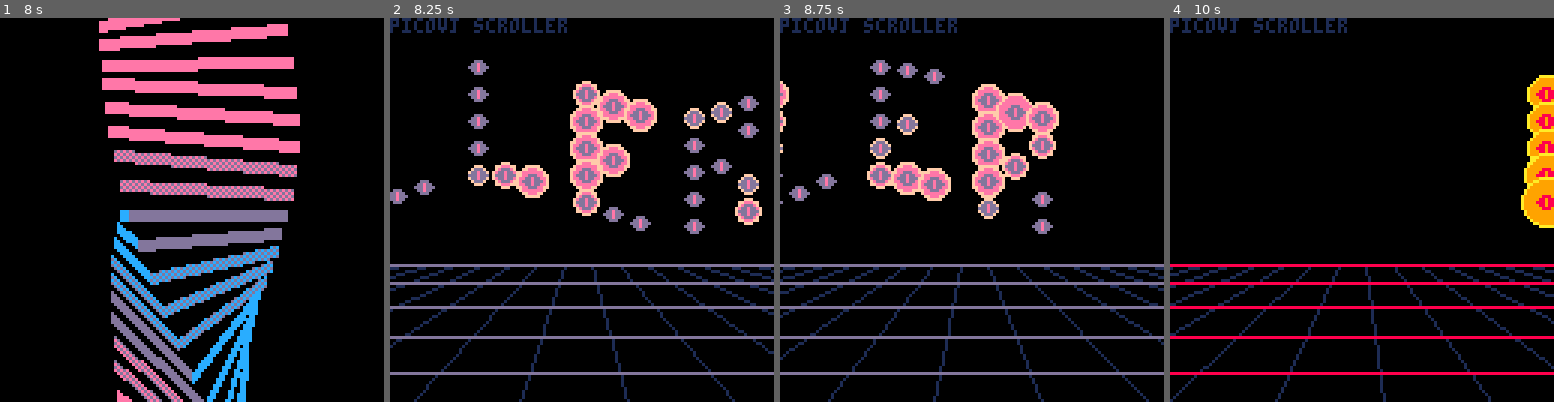
Above: before the commit, frames 1-4 (left to right).
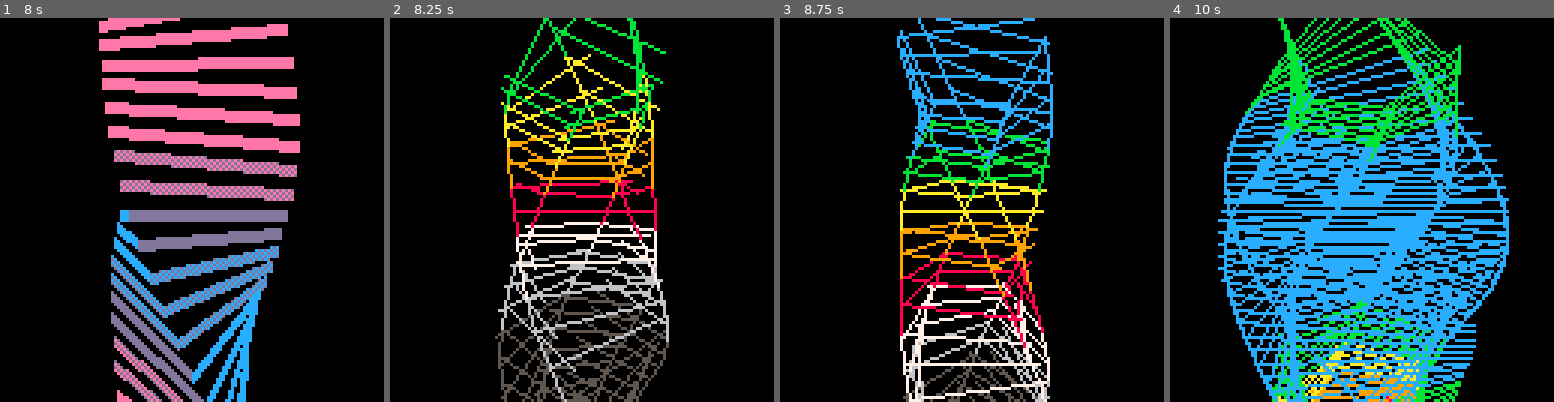
Above: after the commit, the same moments.

Repository: JordiRos/picovj
Game: PICO-8 cartridge picovj.p8
The game is run twice, just before and just after one commit, with the same random seed, the same clock (stepped at 60 frames per second) and the same inputs.
Inputs:
- Up to frame 1 (8 s): tap X (X key) at 0.33, 1.07, 1.85, 2.97, 4.08, 5.2, 6.32, 7.43 s; tap O (Z key) at 0.7, 1.7, 2.1, 2.5, 2.9, 3.3, 3.7, 4.1, 4.5, 4.9, 5.3, 5.7, 6.1, 6.5, 6.9, 7.3, 7.7 s; hold Right 1.6-2.1 s; hold Up 2.15-2.42 s; hold Right 2.47-3.03 s; hold Left 3.08-3.58 s; hold Down 3.63-3.97 s; hold Right 4.02-4.68 s; hold Up 4.73-5.03 s; hold Left 5.08-5.68 s; hold Down 5.73-6.03 s; hold Right 6.08-6.58 s; hold Right 6.63-7.13 s; hold Up 7.18-7.45 s; hold Right from 7.5 s (still down)
- Up to frame 2 (8.25 s): release Right at 8.07 s; tap O (Z key) at 8.1 s; hold Left from 8.12 s (still down)
- Up to frame 3 (8.75 s): tap O (Z key) at 8.5 s; tap X (X key) at 8.55 s; release Left at 8.62 s; hold Down from 8.67 s (still down)
- Up to frame 4 (10 s): tap O (Z key) at 8.9, 9.3, 9.7 s; release Down at 9 s; hold Right 9.05-9.72 s; tap X (X key) at 9.67 s; hold Up from 9.77 s (still down)

Frame 1 is identical in both runs. In frame 2, 26% of the frame differs, in the area x 0-100%, y 0-100%; in frame 3, 25%; in frame 4, 46%.

Commit message:
Rainbow twist wireframe

Diff:
--- a/picovj.p8
+++ b/picovj.p8
@@ -32,7 +32,7 @@
   if (btnp(⬅️)) vj_scene-=1
   if (btnp(➡️)) vj_scene+=1
   if (btnp(⬇️)) vj_scene=1
-  if (vj_scene<1) vj_scene=#vj_loops-1
+  if (vj_scene<1) vj_scene=#vj_loops
   if (vj_scene>#vj_loops) vj_scene=1
  elseif btn(5) then
   -- bpm manager
@@ -250,8 +250,8 @@
 function tw_segment(u,j)
 u+=.2+v+j*.1
 f=.7+sin(v+j*.1)*.8*((sin(j/4+v)*vj_fxrage))
-x=f*cos(u)
-y=-f*sin(u)
+x=f*cos(u)*(vj_beatflash/2+1)
+y=-f*sin(u)*(vj_beatflash/2+1)
 a=64/-(y+2)+sin(vj_fxbeatflash)*30
 b=64/(x-2)
 return x*a+64,j*a+64,y*b+64,j*b+64 end
@@ -261,12 +261,11 @@
 v=vj_beattime4
 for j=-3,1.5,lerp(.2,.05,vj_beatflash) do
 for k=0,1,lerp(.25,.1,vj_fxrage) do
-c=cpal[vj_fxrage<.5 and 1 or vj_beatnum+1]
-if (vj_beatflash>0) c=cpal[7]
+c=sin(v+j/10)*4+9
 g,h,n,m=tw_segment(k,j)
-line(g,h,n,m,g<n and c[3] or c[2])
+line(g,h,n,m,c)
 e,r=tw_segment(k,j-.2)
-line(g,h,e,r,c[4])
+line(g,h,e,r,c)
 end end end
 
 __gfx__
